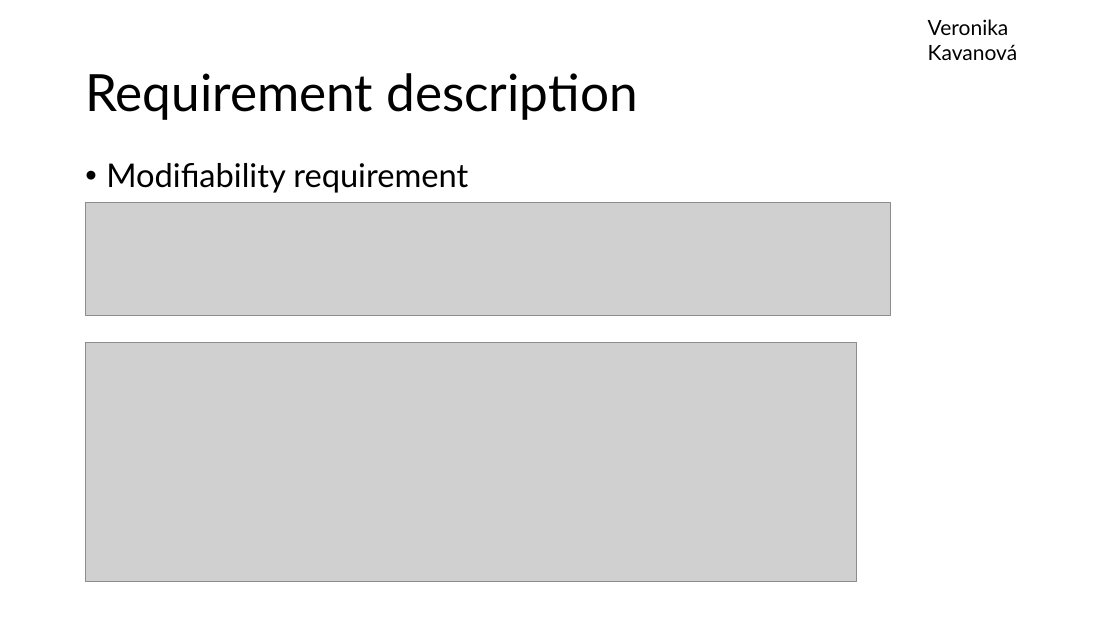
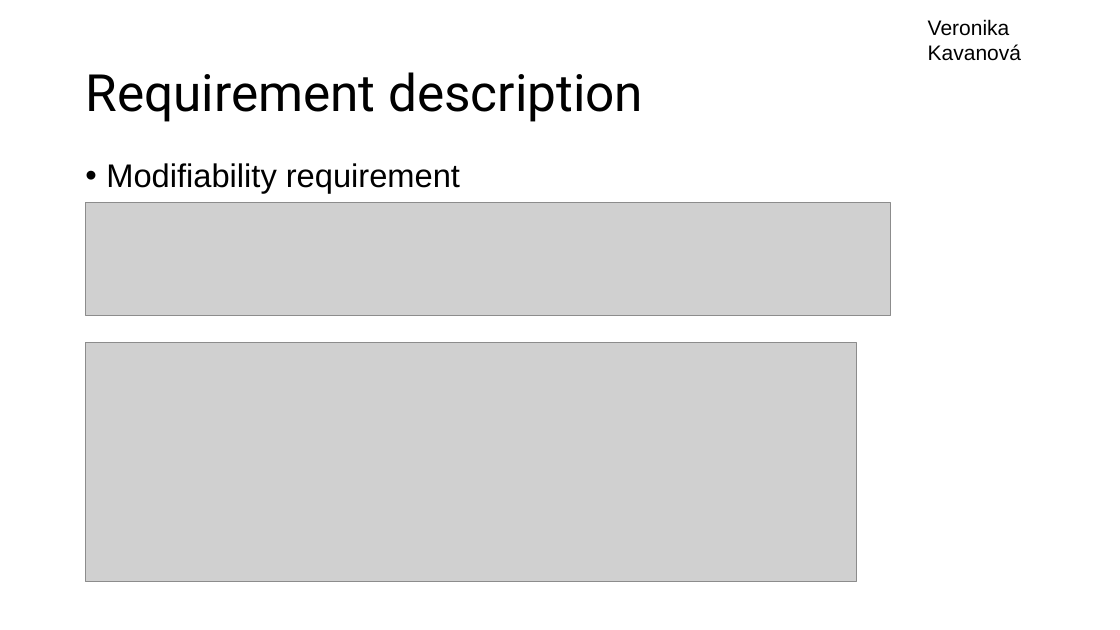
Before and after one commit to Jan-Novak00/Enrollments1, a slide deck: slide 3 of Milestone2/Presentation_Milestone2.pptx. Drawn at 1120x630 pixels with LibreOffice and Linux fonts; fonts in the diff are those of the drawing; grey boxes stand for pictures. Boxes give left, top, right and bottom in pixels: in the first picture for what was removed or moved away, otherwise in the second. Text is boxed around its words. In the diff, an @@ line names an element or a change of style, - is before the commit and + after.

```diff
--- a/Milestone2/Presentation_Milestone2.pptx
+++ b/Milestone2/Presentation_Milestone2.pptx
@@ text "Veronika Kavanová" at (928, 19, 1021, 61): font Lato to Arial @@
@@ title "Requirement description" at (85, 72, 643, 122): font Lato to Roboto @@
@@ text "Modifiability requirement" at (106, 163, 460, 193): font Lato to Arial; less space between paragraphs @@
```
Also in this commit, not shown: 6 other slides changed, 4 slides added.
